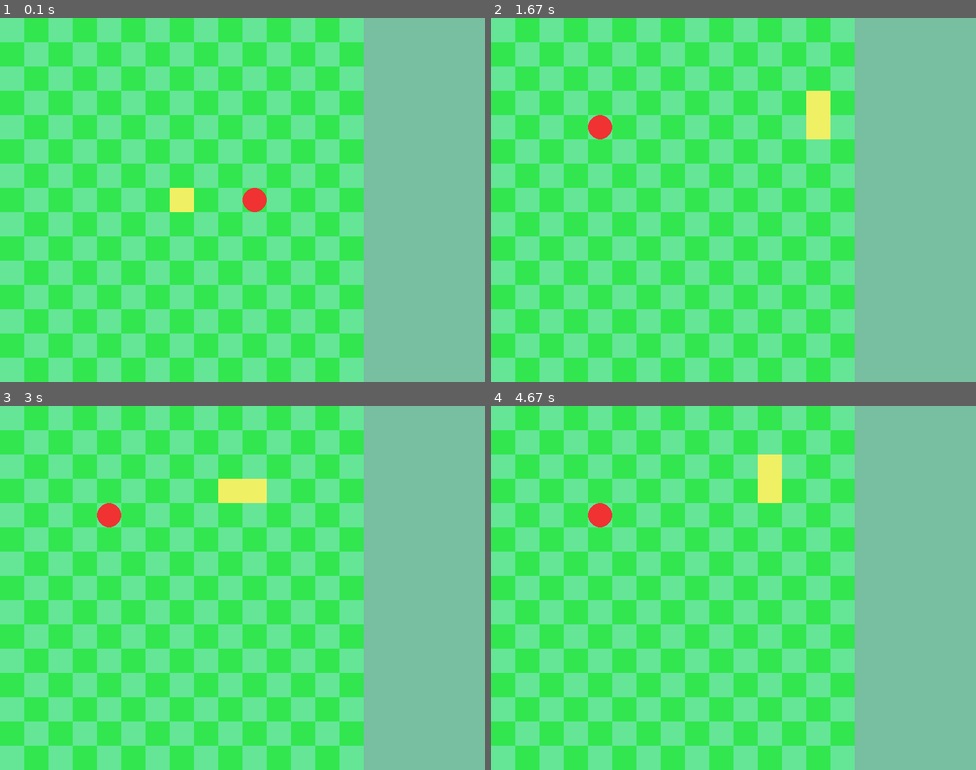
Above: before the commit, frames 1-4 (two rows, left to right).
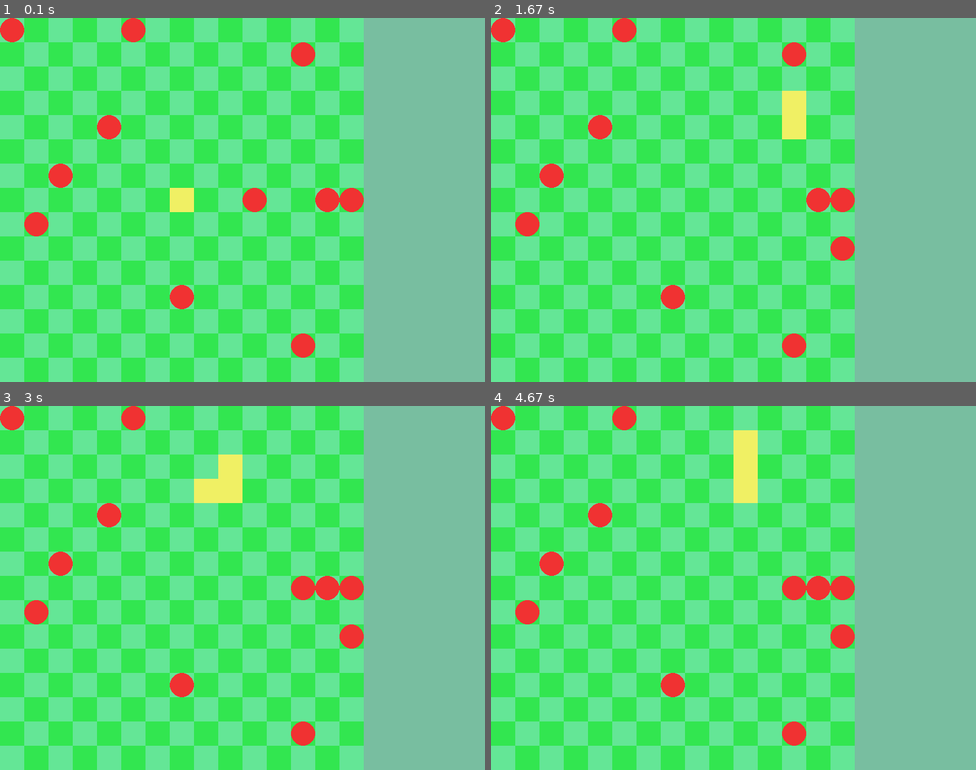
Above: after the commit, the same moments.

Repository: KingaBunkowska/Pygame
Game: pygame game, started from Snake/main.py
Same seed, same stepped clock (60 frames per second), same inputs: the game is played once before the commit and once after it.
Inputs:
- Up to frame 1 (0.1 s): no input
- Up to frame 2 (1.67 s): hold D 0.33-0.8 s; hold W 0.83-1.3 s
- Up to frame 3 (3 s): hold A 1.83-2.37 s; hold S 2.4-2.7 s; hold A from 2.73 s (still down)
- Up to frame 4 (4.67 s): release A at 3.13 s; hold W 3.17-3.53 s; hold D 3.57-4.2 s; hold S 4.23-4.6 s; hold A from 4.63 s (still down)

The runs differ from the first frame. In frame 1, 2.6% of the frame differs, in the area x 0-75%, y 0-94%; in frame 2, 3.9%; in frame 3, 3.6%; in frame 4, 4.2%.

Commit message:
Fix wall bug and fruit spawning in snake bug

Diff:
--- a/Snake/Game.py
+++ b/Snake/Game.py
@@ -38,8 +38,9 @@
 
     def spawn_fruit(self):
         x, y = random.randint(0,self.board_size-1), random.randint(0,self.board_size-1)
-        while self.is_field_occupied(x, y):
-            x, y = random.randint(0, self.board_size), random.randint(0, self.board_size)
+        while self.is_field_occupied(x, y) or self.snake.is_field_occupied(x, y):
+            x, y = random.randint(0, self.board_size-1), random.randint(0, self.board_size-1)
+
 
         self.fruits.append((x, y))
 
--- a/Snake/main.py
+++ b/Snake/main.py
@@ -15,7 +15,7 @@
 
 
 if __name__ == "__main__":
-    game = Game.Game()
+    game = Game.Game(fruit_number=10)
     games =[game]
     gui = GUI.GUI(game, 0, 0)
     clock = pygame.time.Clock()
@@ -29,17 +29,18 @@
         gui.draw_snake()
         gui.draw_fruits()
 
+
         pygame.display.flip()
         ticks_in_game+=1
         if ticks_in_game%10 == 9:
             game.snake.move()
             game.turn_activity()
+
 # TO-DO
-# probably game class need variable current_dir so snake is moved when any key presses are not detected
 # when fruits are adjusted the second is left unpicked
 # when snake covers all board it should be win
 # handle how many fruits can be generated (and maybe if there is not a place for it it should not be placed but the game would continue)
 # score
 # problems when more than one game works in the same time
-# when you try to eat the food just by the wall you die before moving onto fruit (because when you move you are forced to move)
 # snake should change color to indicates how long will this body part stay on field
+# fruits are spawning inside a snake
--- a/Snake/snake.py
+++ b/Snake/snake.py
@@ -4,6 +4,7 @@
 
     lenght = 1
     dir = [1, 0]
+    is_grow = 0
 
     def __init__(self, poz_x, poz_y):
         self.snake_body = deque()
@@ -11,9 +12,17 @@
 
     def eat(self):
         x, y = self.tail()
-        self.move()
-        self.lenght += 1
-        self.snake_body.append((x, y))
+        self.is_grow = (x, y)
+        #self.move()
+        #self.lenght += 1
+        #self.snake_body.append((x, y))
+
+    def grow(self):
+        if self.is_grow!=0:
+            self.lenght +=1
+            self.snake_body.append((self.is_grow))
+
+        self.is_grow=0
 
     def tail(self):
         tail = self.snake_body[len(self.snake_body)-1]
@@ -28,6 +37,7 @@
 
     def move(self):
         self.snake_body.appendleft((self.head()[0]+self.dir[0], self.head()[1]+self.dir[1]))
+        self.grow()
         self.snake_body.pop()
 
     def is_field_occupied(self, x, y):
